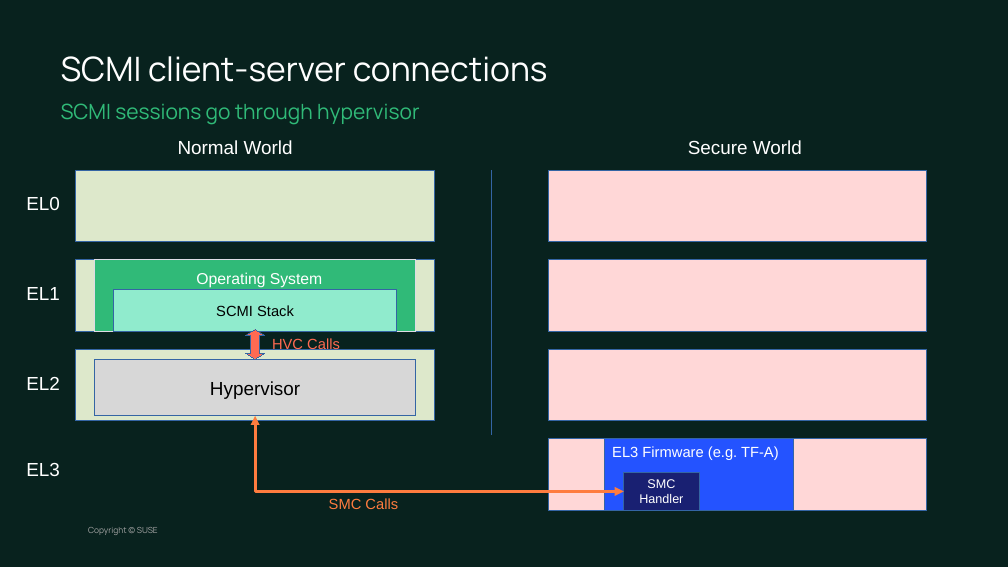
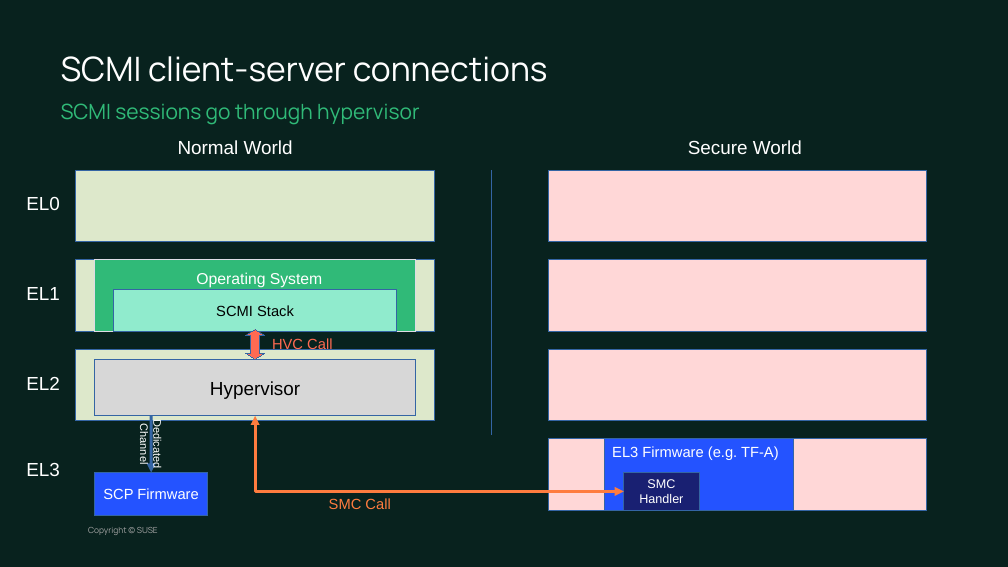
Before and after one commit to chesterlintw/conf-docs, a slide deck: slide 12 of suse-lab-conf/2023/SCMI.odp. Drawn at 1008x567 pixels with LibreOffice and Linux fonts; fonts in the diff are those of the drawing; background and template pictures are left out. Boxes give left, top, right and bottom in pixels: in the first picture for what was removed or moved away, otherwise in the second. Text is boxed around its words. In the diff, an @@ line names an element or a change of style, - is before the commit and + after.

```diff
--- a/suse-lab-conf/2023/SCMI.odp
+++ b/suse-lab-conf/2023/SCMI.odp
@@ text at [272, 337, 332, 352]: text changed @@
-HVC Calls
+HVC Call
@@ line added at [151, 416, 151, 473], outline #3465A4 2.89 pt, 10.5 pt, text #FFFFFF @@
+Dedicated
+Channel
@@ rectangle added at [95, 473, 208, 516], fill #2453FF, outline #3465A4 0 pt, 14 pt, text #FFFFFF @@
+SCP Firmware
@@ text at [329, 498, 390, 509]: text changed @@
-SMC Calls
+SMC Call
```
Also in this commit, not shown: 7 other slides changed.
